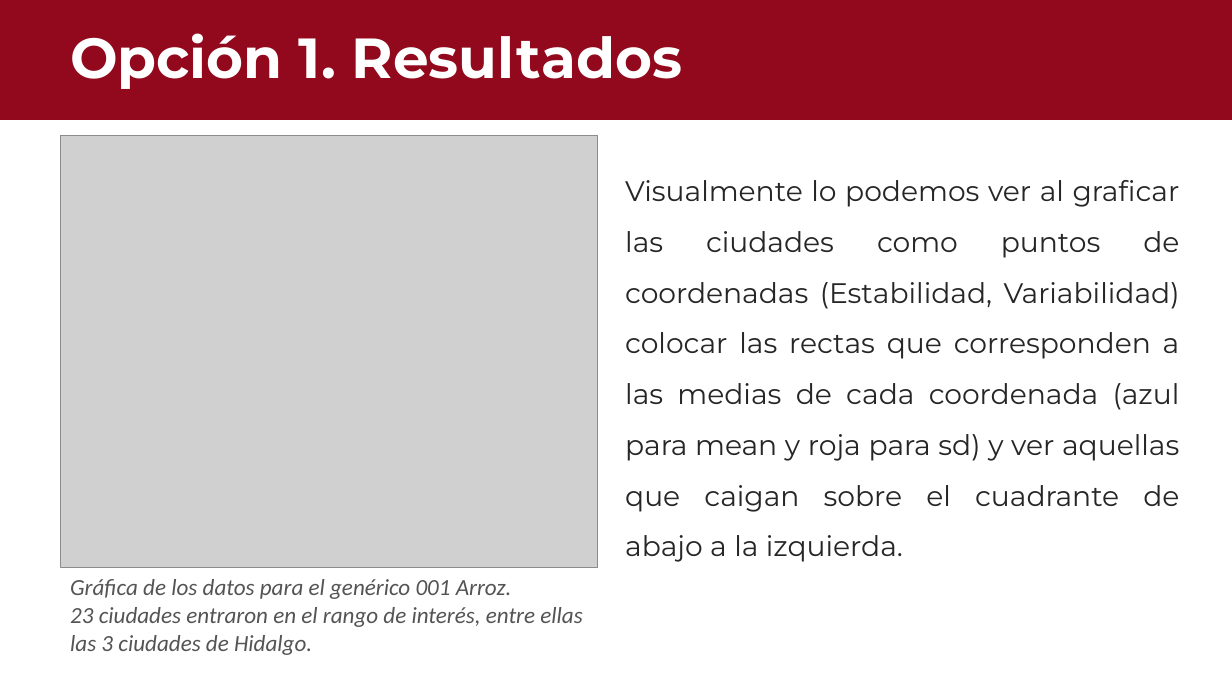
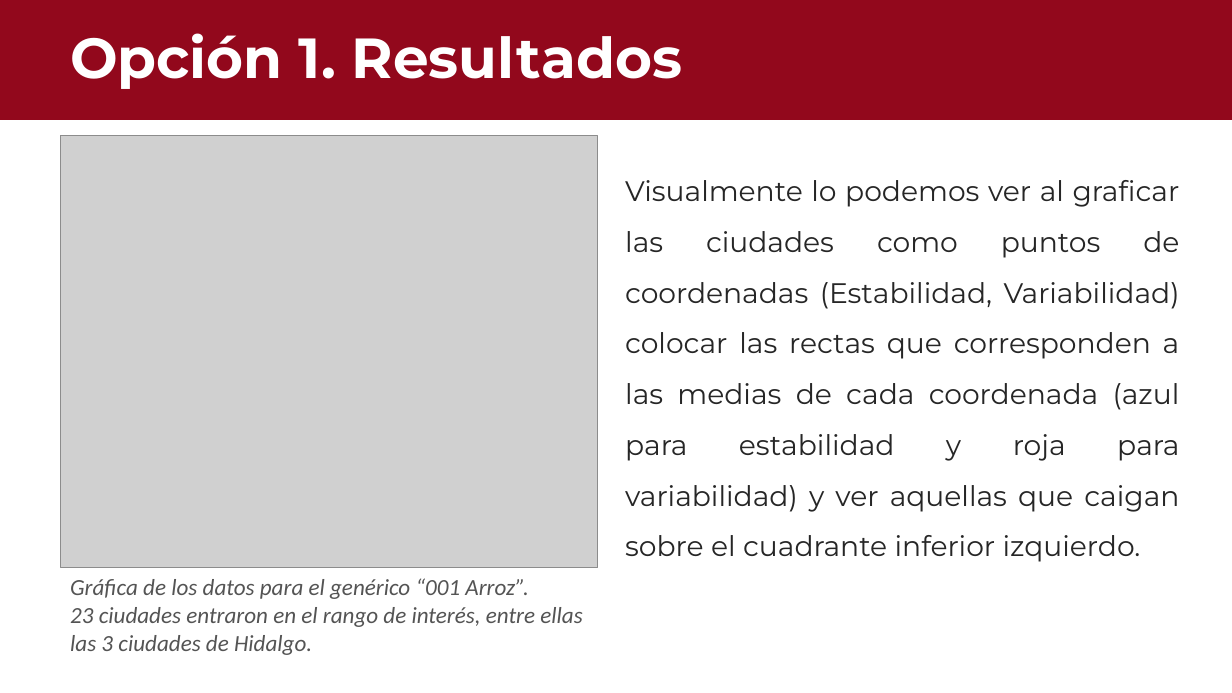
Before and after one commit to Enrique-2003SS/INPC_Regresi-n, a slide deck: slide 7 of outputs/INPC.pptx. Drawn at 1232x693 pixels with LibreOffice and Linux fonts; fonts in the diff are those of the drawing; grey boxes stand for pictures. Boxes give left, top, right and bottom in pixels: in the first picture for what was removed or moved away, otherwise in the second. Text is boxed around its words. In the diff, an @@ line names an element or a change of style, - is before the commit and + after.

```diff
--- a/outputs/INPC.pptx
+++ b/outputs/INPC.pptx
@@ text at [625, 180, 1180, 562]: text changed @@
-Visualmente lo podemos ver al graficar las ciudades como puntos de coordenadas (Estabilidad, Variabilidad) colocar las rectas que corresponden a las medias de cada coordenada (azul para mean y roja para sd) y ver aquellas que caigan sobre el cuadrante de abajo a la izquierda.
+Visualmente lo podemos ver al graficar las ciudades como puntos de coordenadas (Estabilidad, Variabilidad) colocar las rectas que corresponden a las medias de cada coordenada (azul para estabilidad y roja para variabilidad) y ver aquellas que caigan sobre el cuadrante inferior izquierdo.
@@ text at [70, 578, 528, 599]: text changed @@
-Gráfica de los datos para el genérico 001 Arroz.
+Gráfica de los datos para el genérico “001 Arroz”.
```
Also in this commit, not shown: 6 other slides changed, 2 slides added.
